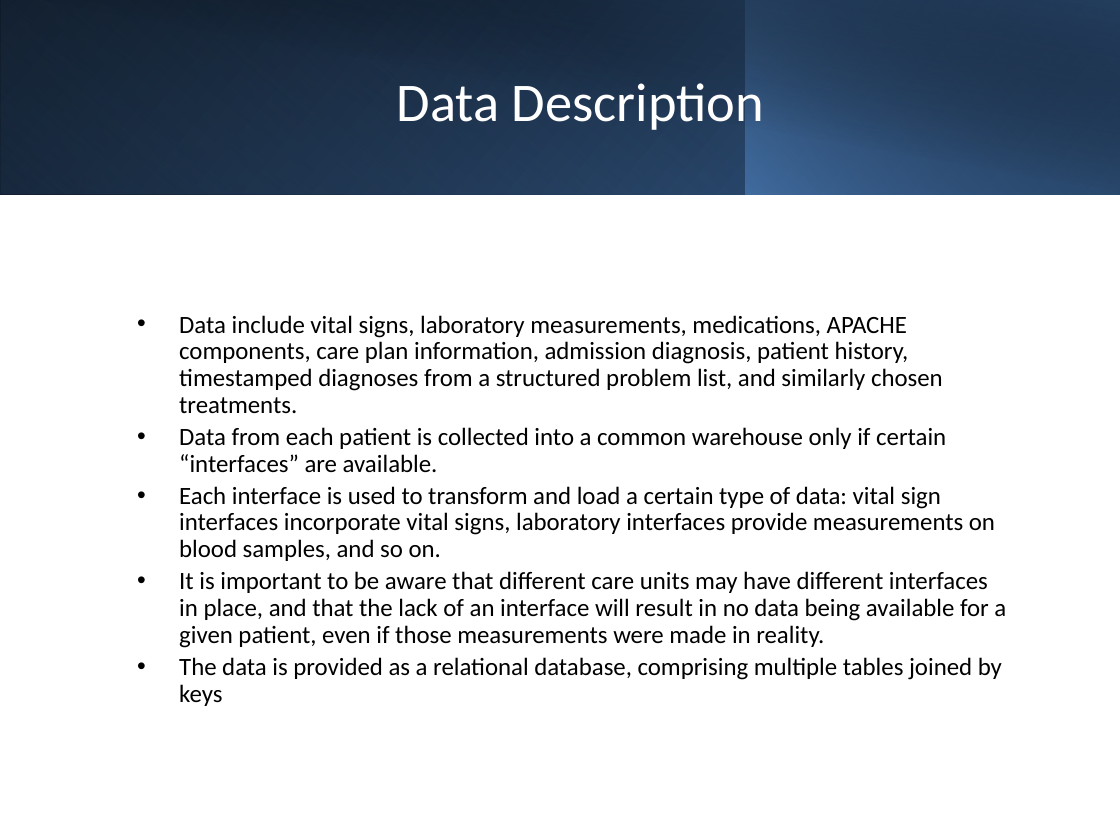
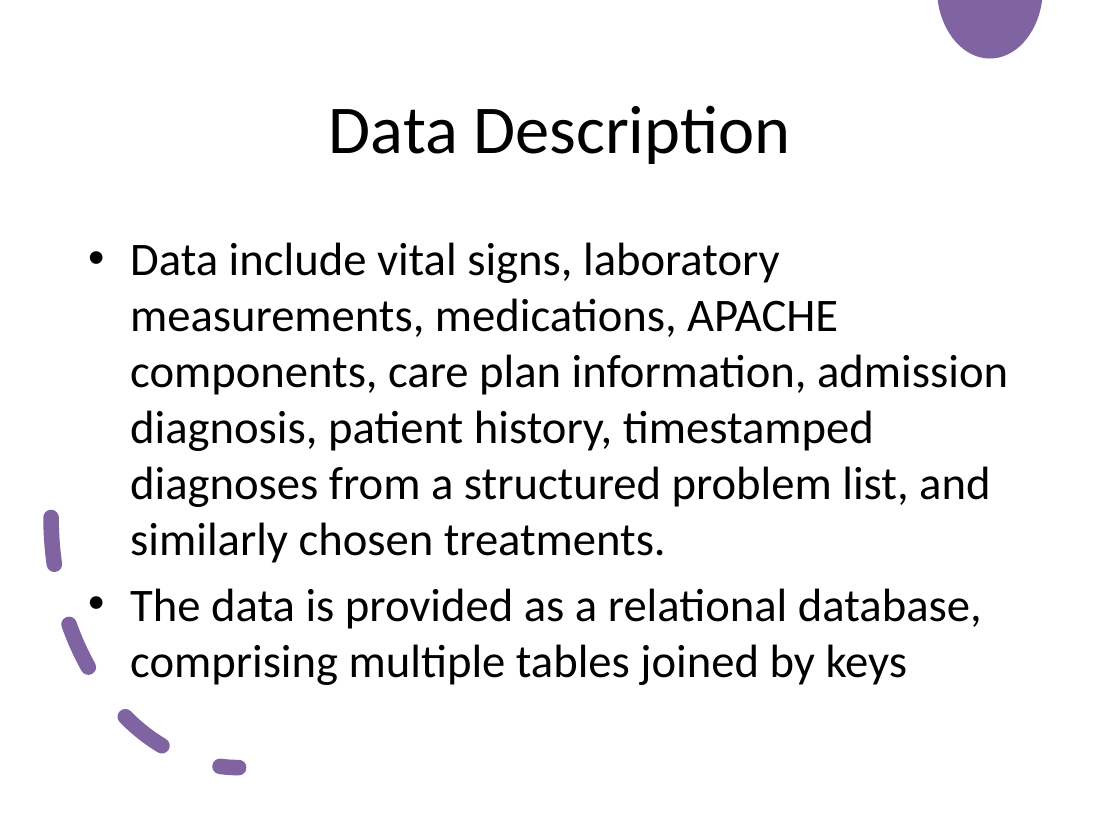
Before and after one commit to vaibhavait04/dlh2025_T_DPSOM_final_project, a slide deck: slide 7 of assignment_steps/T-DPSOM_Presentation.pptx (slide 9 before the commit). Drawn at 1120x840 pixels with LibreOffice and Linux fonts; fonts in the diff are those of the drawing. Boxes give left, top, right and bottom in pixels: in the first picture for what was removed or moved away, otherwise in the second. Text is boxed around its words. In the diff, an @@ line names an element or a change of style, - is before the commit and + after.

```diff
--- a/assignment_steps/T-DPSOM_Presentation.pptx
+++ b/assignment_steps/T-DPSOM_Presentation.pptx
@@ rectangle removed at (0, 0, 1120, 195) @@
@@ rectangle removed at (0, 0, 746, 195) @@
@@ rectangle removed at (43, 0, 1120, 196) @@
@@ rectangle removed at (746, 0, 1120, 195) @@
@@ freeform shape added at (937, 0, 1042, 58), fill #8064A2 @@
@@ title "Data Description": place and size @@
-title "Data Description" at (397, 83, 764, 133)
+title "Data Description" at (329, 105, 790, 164)
@@ title "Data Description" at (329, 105, 790, 164): size 35 to 44 pt, text colour #FFFFFF to #000000 @@
@@ text "Data include vital signs, laboratory ...": place and size @@
-text "Data include vital signs, laboratory ..." at (179, 315, 1006, 706)
+text "Data include vital signs, laboratory ..." at (130, 242, 1008, 685)
@@ text "Data include vital signs, laboratory ..." at (130, 242, 1008, 685): size 16 to 30 pt; line spacing 0.9 to 1; more space between paragraphs; vertical alignment middle to top @@
@@ arc (boxed as its full ellipse) added at (52, 268, 427, 768), outline #8064A2 10 pt dashed @@
@@ text at (179, 427, 1006, 648): paragraphs removed @@
-• Data from each patient is collected into a common warehouse only if certain “interfaces” are available.
-• Each interface is used to transform and load a certain type of data: vital sign interfaces incorporate vital signs, laboratory interfaces provide measurements on blood samples, and so on.
-• It is important to be aware that different care units may have different interfaces in place, and that the lack of an interface will result in no data being available for a given patient, even if those measurements were made in reality.
```
Also in this commit, not shown: 5 other slides changed, 2 slides removed, 2 other files.
